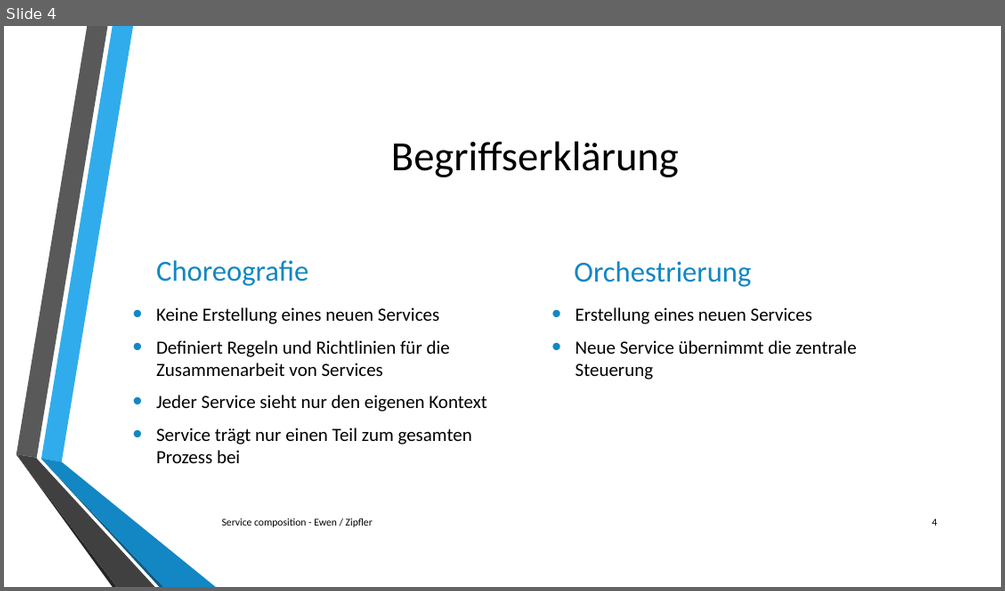
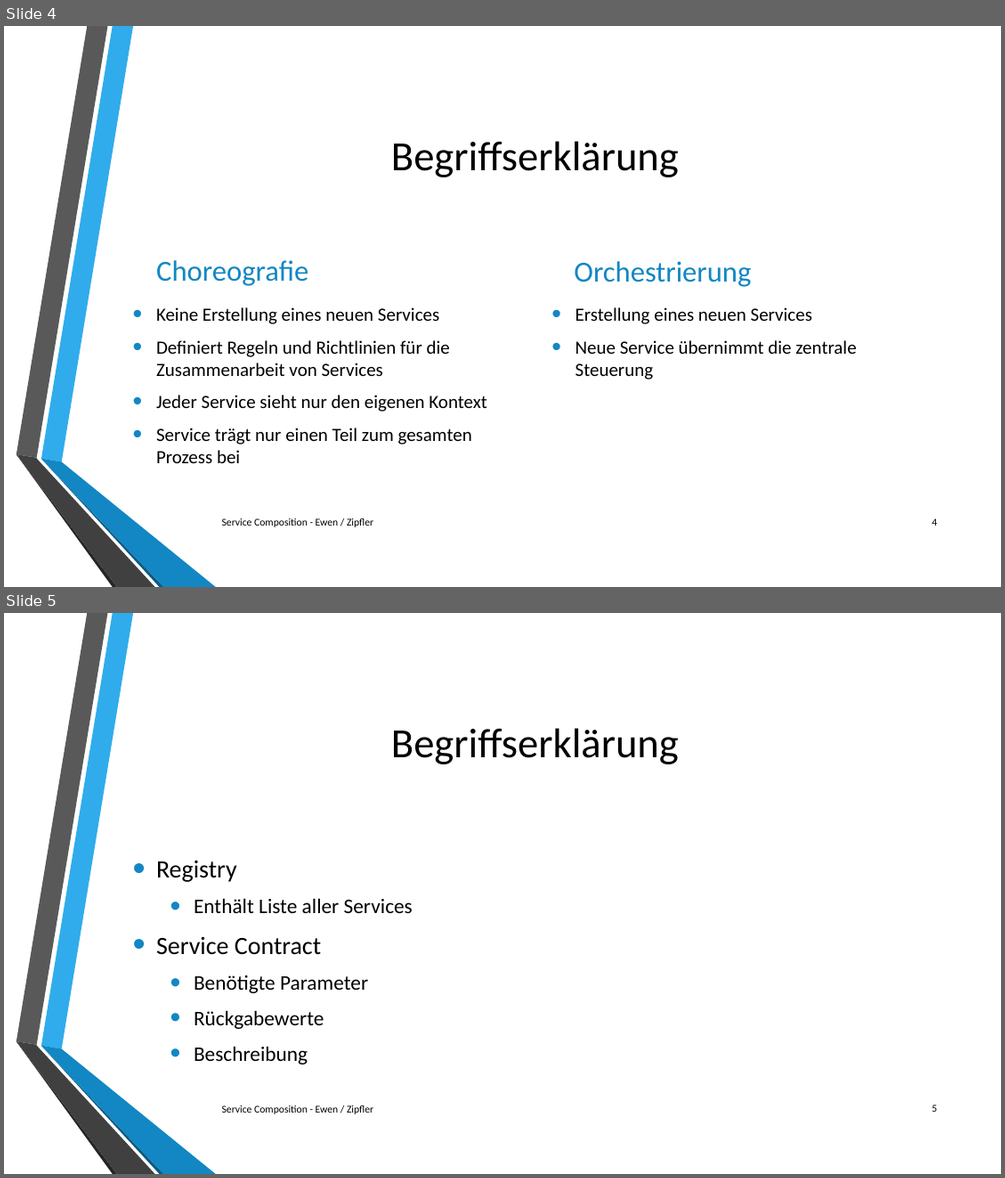
Before and after one commit to jzipfler/HTW-SwArchitektur, a slide deck: doc/slides.pptx. Shown one above the other, each under a label of ours: slide 4 before the commit, slides 4 and 5 after it. The pictures are 1005x591 and 1005x1178 pixels, drawn with LibreOffice and Linux fonts; fonts in the diff are those of the drawing; background and template pictures are left out. Boxes give left, top, right and bottom in pixels: in the first picture for what was removed or moved away, otherwise in the second. Text is boxed around its words. In the diff, an @@ line names an element or a change of style, - is before the commit and + after.

```diff
--- a/doc/slides.pptx
+++ b/doc/slides.pptx
@@ slide 5 added at <box>4,613,1001,1174</box>, background picture (left out); not listed: 6 template elements that a slide beside it also shows @@
@@ title added at <box>391,728,679,764</box>, 40 pt, text #000000 @@
+Begriffserklärung
@@ text added at <box>156,860,413,1064</box>, 20 pt, text #000000 @@
+• Registry
+  • Enthält Liste aller Services
+• Service Contract
+  • Benötigte Parameter
+  • Rückgabewerte
+  • Beschreibung
@@ text added at <box>222,1105,373,1114</box>, 10 pt, text #000000 @@
+Service Composition - Ewen / Zipfler
@@ page number added at <box>931,1104,937,1111</box>, 10 pt, text #000000 @@
+5
@@ slide 4 changed as well @@
@@ text at <box>222,518,373,527</box>: text changed @@
-Service composition - Ewen / Zipfler
+Service Composition - Ewen / Zipfler
```
Also in this commit, not shown: 9 other slides changed, 1 slide removed, 2 other files.
